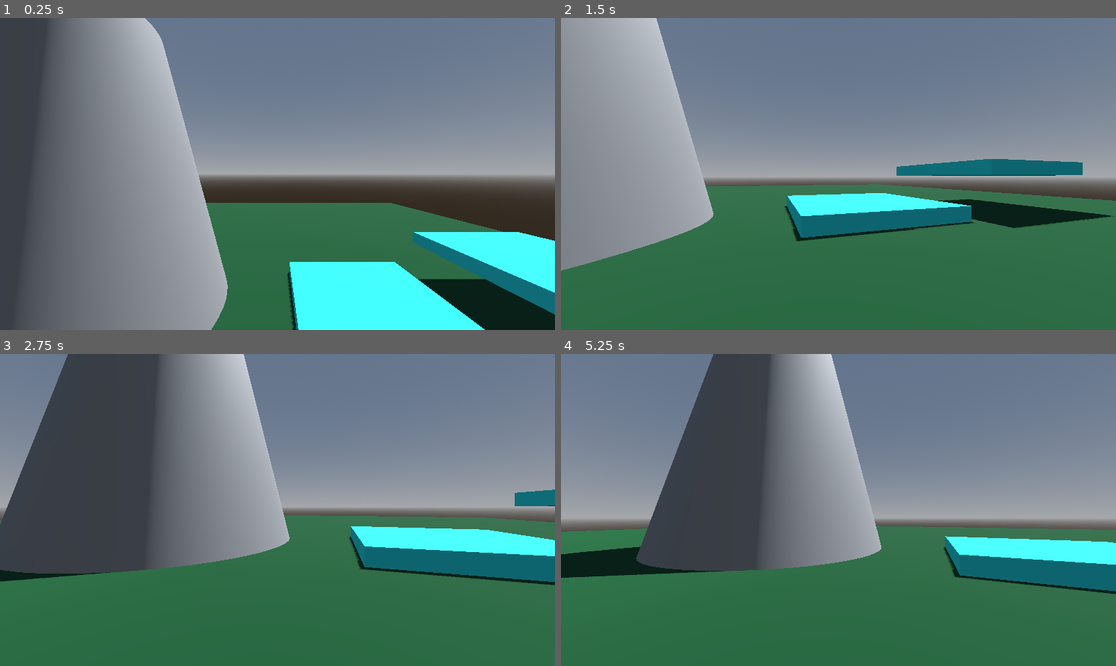
Above: before the commit, frames 1-4 (two rows, left to right).
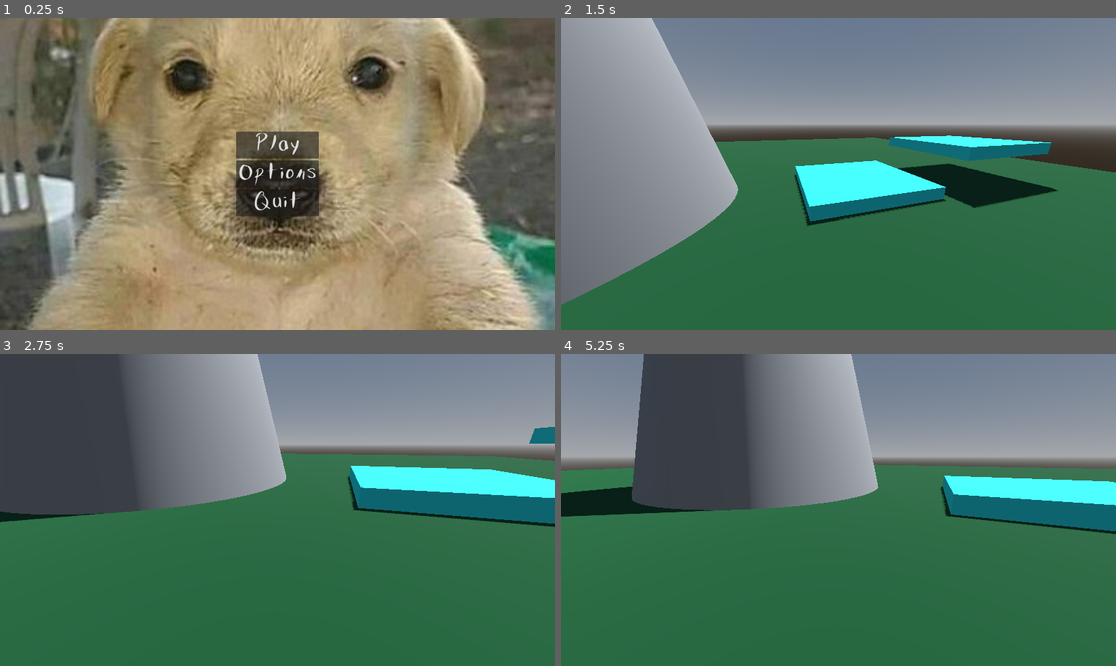
Above: after the commit, the same moments.

Repository: AdkinsC0211/SSU-Jam-24
Game: Godot game, scene res://scenes/test_world.tscn
The game is run twice, just before and just after one commit, with the same random seed, the same clock (stepped at 60 frames per second) and the same inputs. The project has no main scene, so this scene is started directly.
Inputs (mouse positions are in pixels of both pictures, inside the frame that each line leads up to):
- Up to frame 1 (0.25 s): no input
- Up to frame 2 (1.5 s): click (838, 145) at 0.5 s, where only the run after the commit has a clickable "Play"; move the mouse to (866, 174) at 1.27 s; tap E (E) at 1.35 s
- Up to frame 3 (2.75 s): tap S (S) at 1.55, 2.1 s; move the mouse to (249, 510) at 2.02 s; tap Z (Z, bound only after the commit) at 2.3 s
- Up to frame 4 (5.25 s): move the mouse to (849, 503) at 2.77 s; tap Z (Z, bound only after the commit) at 2.85, 4.55 s; tap E (E) at 3.05, 5.1 s; tap Enter at 3.5 s; move the mouse to (832, 516) at 3.52 s; tap A (A) at 3.6 s; tap S (S) at 3.8 s; move the mouse to (877, 513) at 4.27 s; tap D (D) at 4.35 s; move the mouse to (794, 506) at 5.02 s

The runs differ from the first frame. In frame 1, 94% of the frame differs, in the area x 0-100%, y 0-100%; in frame 2, 31%; in frame 3, 40%; in frame 4, 42%.

Commit message:
Fixed my merge conflicts and UI is fully added
UI is fully added, although some changes still need to be made, such as adding actual functionality to the option sliders. Still need to replace the old pause menu with the new UI pause menu

Diff:
--- a/project.godot
+++ b/project.godot
@@ -66,6 +66,11 @@
 "events": [Object(InputEventKey,"resource_local_to_scene":false,"resource_name":"","device":-1,"window_id":0,"alt_press …(192 unchanged characters)…
 ]
 }
+Z={
+"deadzone": 0.5,
+"events": [Object(InputEventKey,"resource_local_to_scene":false,"resource_name":"","device":-1,"window_id":0,"alt_pressed":false,"shift_pressed":false,"ctrl_pressed":false,"meta_pressed":false,"pressed":false,"keycode":0,"physical_keycode":90,"key_label":0,"unicode":122,"location":0,"echo":false,"script":null)
+]
+}
 
 [layer_names]
 
--- a/scenes/test_world.tscn
+++ b/scenes/test_world.tscn
@@ -1,8 +1,9 @@
-[gd_scene load_steps=16 format=3 uid="uid://ci8bj81omt75j"]
+[gd_scene load_steps=17 format=3 uid="uid://ci8bj81omt75j"]
 
 [ext_resource type="PackedScene" uid="uid://brkxffodp8drd" path="res://scenes/player.tscn" id="1_363oy"]
 [ext_resource type="Script" path="res://scripts/interact_test_object.gd" id="2_s14ch"]
 [ext_resource type="PackedScene" uid="uid://we13p4es2pxs" path="res://scenes/Child.tscn" id="3_ib47n"]
+[ext_resource type="PackedScene" uid="uid://dh5ib2ovyhgg1" path="res://scenes/menus.tscn" id="4_x3oh8"]
 
 [sub_resource type="ProceduralSkyMaterial" id="ProceduralSkyMaterial_mfdvm"]
 
@@ -107,3 +108,5 @@
 [node name="InteractableRigidBody3D" parent="." node_paths=PackedStringArray("player") instance=ExtResource("3_ib47n")]
 transform = Transform3D(1, 0, 0, 0, 1, 0, 0, 0, 1, -13, 2, 16)
 player = NodePath("../CharacterBody3D")
+
+[node name="MenuRoot" parent="." instance=ExtResource("4_x3oh8")]
--- a/scripts/game_info.gd
+++ b/scripts/game_info.gd
@@ -3,3 +3,4 @@
 var sensitivity := 0.005
 var fov := 75
 var secondspassed := 0
+var volume := 100
